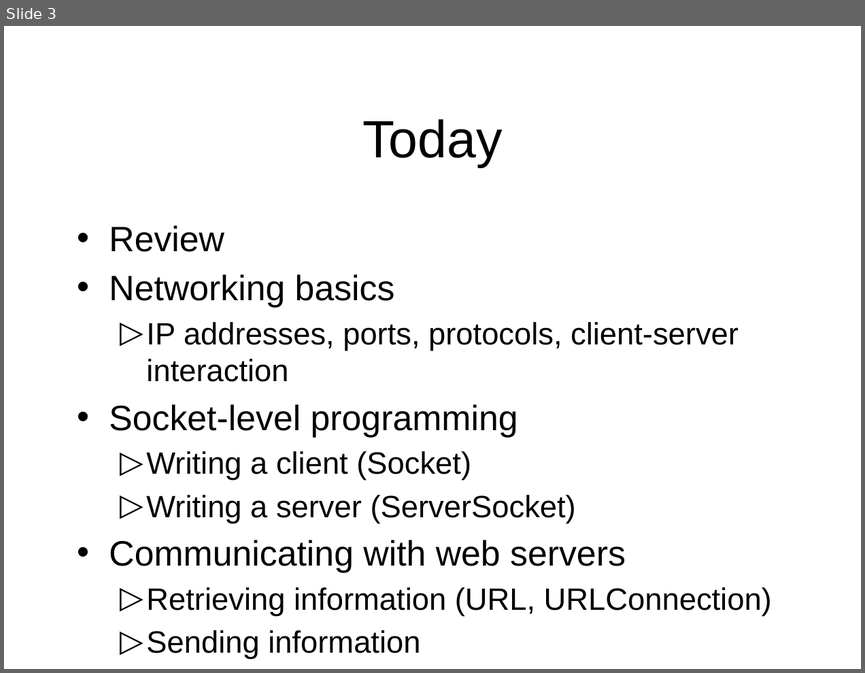
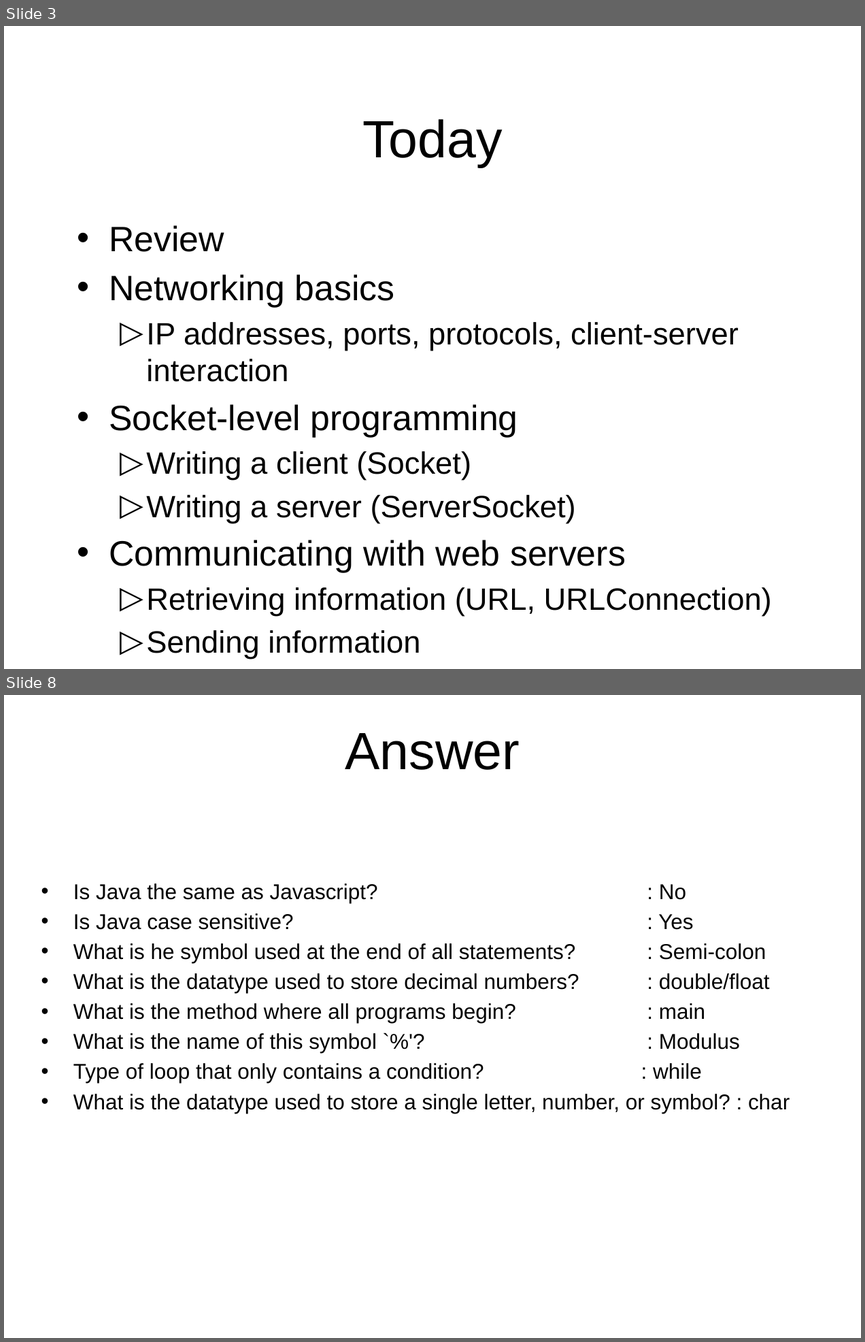
Before and after one commit to octaviordz/zjnu2017.github.io, a slide deck: OOP/lectures/120--Network.Programming.pptx. Shown one above the other, each under a label of ours: slide 3 before the commit, slides 3 and 8 after it; the slides between them are not shown. The pictures are 865x673 and 865x1342 pixels, drawn with LibreOffice and Linux fonts; fonts in the diff are those of the drawing. Boxes give left, top, right and bottom in pixels: in the first picture for what was removed or moved away, otherwise in the second. Text is boxed around its words. In the diff, an @@ line names an element or a change of style, - is before the commit and + after.

```diff
--- a/OOP/lectures/120--Network.Programming.pptx
+++ b/OOP/lectures/120--Network.Programming.pptx
@@ slide 8 added at <box>4,695,861,1338</box>, background #FFFFFF @@
@@ title added at <box>345,733,519,770</box>, 44 pt, text #000000 @@
+Answer
@@ text added at <box>73,883,789,1113</box>, 18 pt, text #000000 @@
+• Is Java the same as Javascript? : No
+• Is Java case sensitive? : Yes
+• What is he symbol used at the end of all statements? : Semi-colon
+• What is the datatype used to store decimal numbers? : double/float
+• What is the method where all programs begin? : main
+• What is the name of this symbol `%'? : Modulus
+• Type of loop that only contains a condition? : while
+• What is the datatype used to store a single letter, number, or symbol? : char
```
Also in this commit, not shown: 2 slides changed, 16 other slides added, 2 other files.
